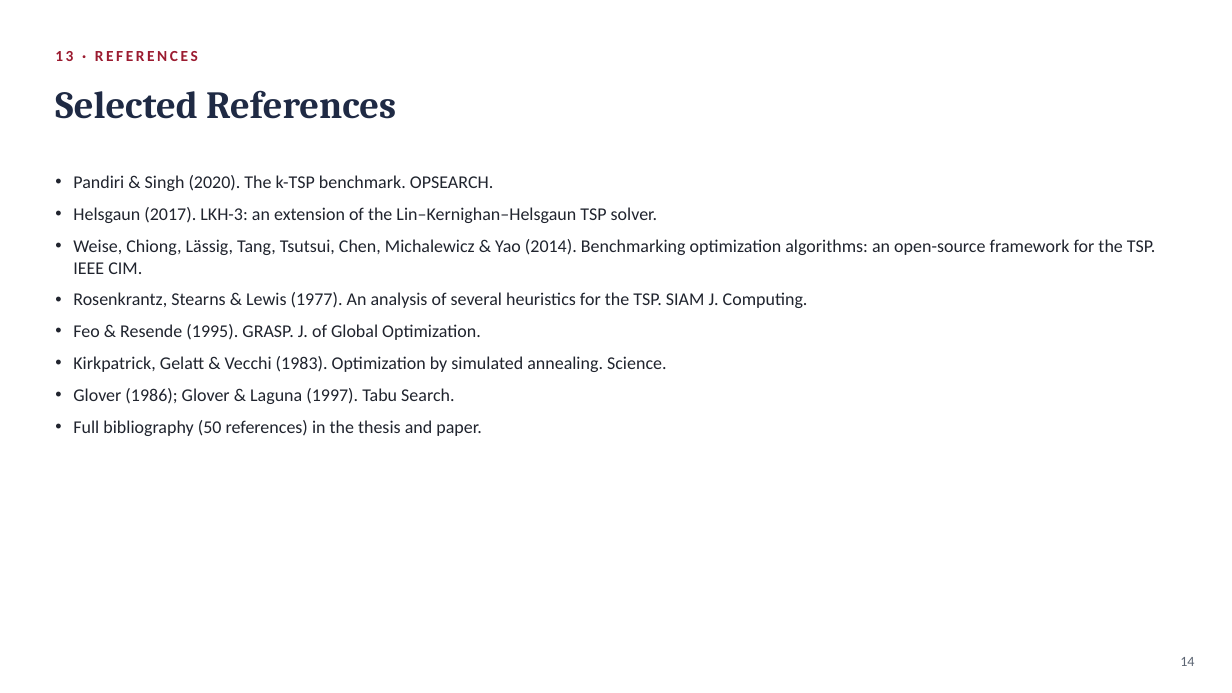
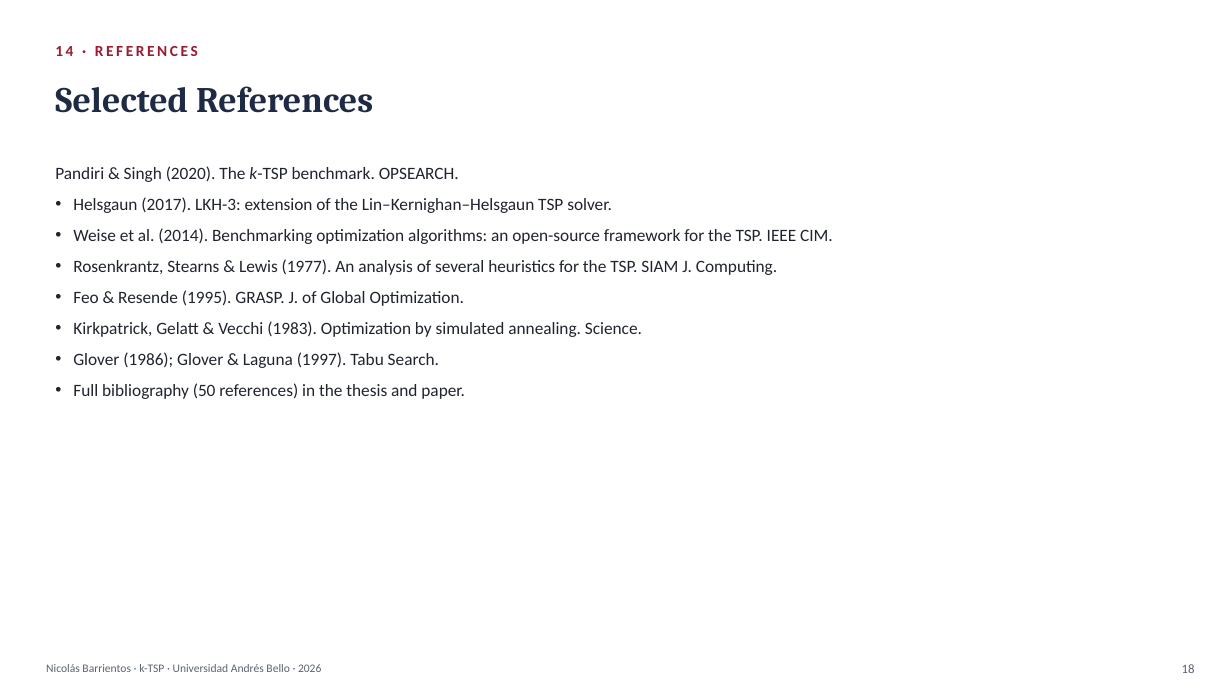
Before and after one commit to Nico8270/KTSP-Proyecto-de-Titulo, a slide deck: slide 18 of presentacion/presentacion_ktsp.pptx (slide 14 before the commit). Drawn at 1232x693 pixels with LibreOffice and Linux fonts; fonts in the diff are those of the drawing. Boxes give left, top, right and bottom in pixels: in the first picture for what was removed or moved away, otherwise in the second. Text is boxed around its words. In the diff, an @@ line names an element or a change of style, - is before the commit and + after.

```diff
--- a/presentacion/presentacion_ktsp.pptx
+++ b/presentacion/presentacion_ktsp.pptx
@@ text at <box>55,46,198,56</box>: text changed @@
-13 · REFERENCES
+14 · REFERENCES
@@ text "Selected References" at <box>55,86,373,113</box>: size 30 to 28 pt @@
@@ text at <box>55,166,777,399</box>: size 14 to 13.5 pt in "Pandiri & Singh (2020). The k-TSP benchmark. ...", "Rosenkrantz, Stearns & Lewis (1977). An analysis ...", "Feo & Resende (1995). GRASP. J. of ...", "Kirkpatrick, Gelatt & Vecchi (1983). Optimization by ..." and 2 more places; italic on in "k-TSP"; less space between paragraphs @@
@@ text "Pandiri & Singh (2020). The ...": place and size @@
-text "Pandiri & Singh (2020). The ..." at <box>73,175,1156,436</box>
+text "Pandiri & Singh (2020). The ..." at <box>55,166,833,399</box>
@@ text at <box>73,197,833,244</box>: text changed; size 14 to 13.5 pt @@
-• Helsgaun (2017). LKH-3: an extension of the Lin–Kernighan–Helsgaun TSP solver.
-• Weise, Chiong, Lässig, Tang, Tsutsui, Chen, Michalewicz & Yao (2014). Benchmarking optimization algorithms: an open-source framework for the TSP. IEEE CIM.
+• Helsgaun (2017). LKH-3: extension of the Lin–Kernighan–Helsgaun TSP solver.
+• Weise et al. (2014). Benchmarking optimization algorithms: an open-source framework for the TSP. IEEE CIM.
@@ text removed at <box>1180,657,1194,666</box> @@
-14
@@ text added at <box>46,664,321,672</box>, 9 pt, text #5B6472 @@
+Nicolás Barrientos · k-TSP · Universidad Andrés Bello · 2026
@@ text added at <box>1182,664,1195,673</box>, 10 pt, text #5B6472 @@
+18
```
Also in this commit, not shown: 13 other slides changed, 4 slides added, 3 other files.
